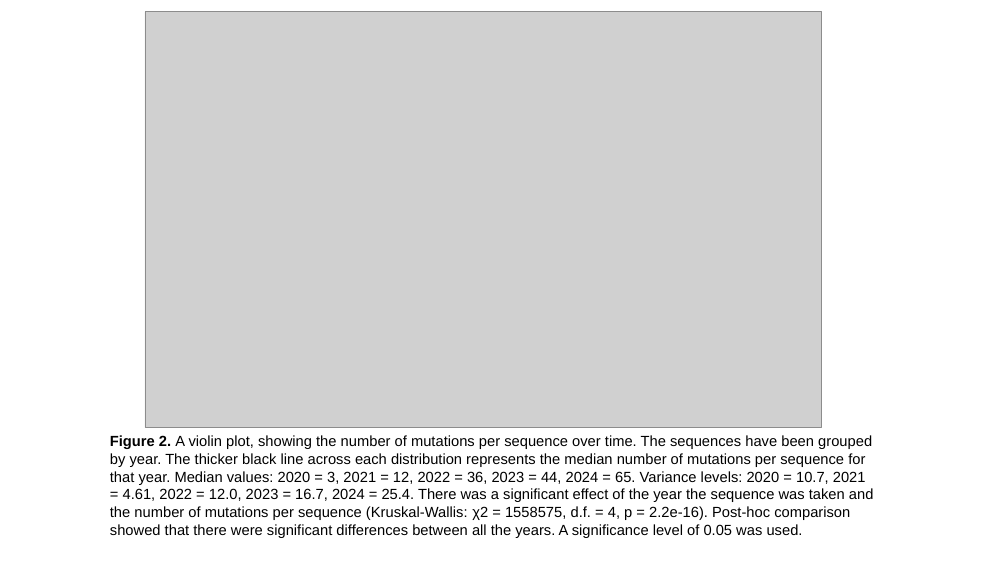
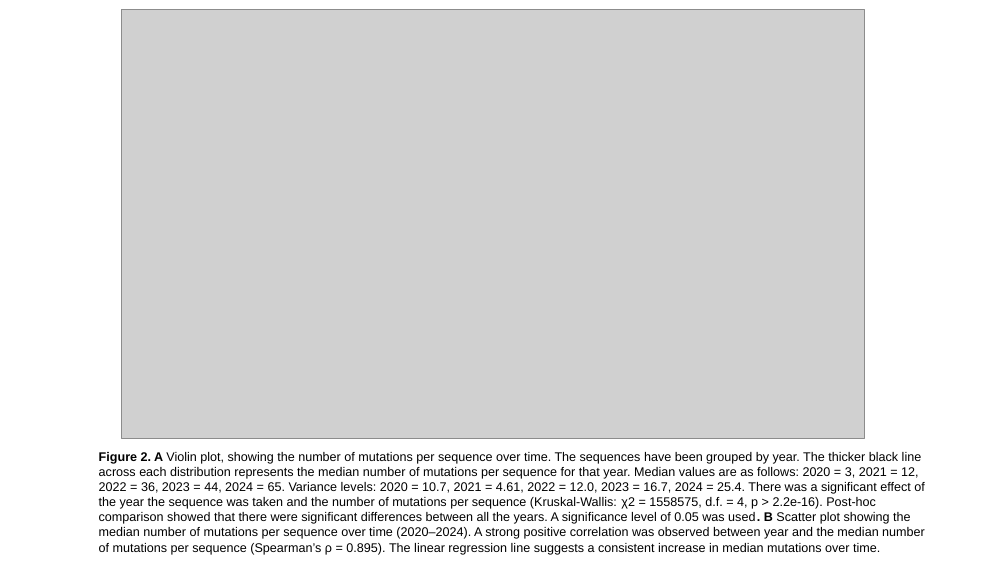
Before and after one commit to sha524/Spike_protein, a slide deck: slide 2 of Plots and Figures/Real plots and figures/Completed figures with captions.pptx. Drawn at 1008x567 pixels with LibreOffice and Linux fonts; fonts in the diff are those of the drawing; grey boxes stand for pictures. Boxes give left, top, right and bottom in pixels: in the first picture for what was removed or moved away, otherwise in the second. Text is boxed around its words. In the diff, an @@ line names an element or a change of style, - is before the commit and + after.

Commit message:
Figure 2 work

```diff
--- a/Plots and Figures/Real plots and figures/Completed figures with captions.pptx
+++ b/Plots and Figures/Real plots and figures/Completed figures with captions.pptx
@@ picture: place and size @@
-picture at box(145, 12, 822, 428)
+picture at box(122, 9, 864, 439)
@@ text at box(99, 452, 925, 555): text changed; size 14 to 12 pt @@
-Figure 2. A violin plot, showing the number of mutations per sequence over time. The sequences have been grouped by year. The thicker black line across each distribution represents the median number of mutations per sequence for that year. Median values: 2020 = 3, 2021 = 12, 2022 = 36, 2023 = 44, 2024 = 65. Variance levels: 2020 = 10.7, 2021 = 4.61, 2022 = 12.0, 2023 = 16.7, 2024 = 25.4. There was a significant effect of the year the sequence was taken and the number of mutations per sequence (Kruskal-Wallis: χ2 = 1558575, d.f. = 4, p = 2.2e-16). Post-hoc comparison showed that there were significant differences between all the years. A significance level of 0.05 was used.
+Figure 2. A Violin plot, showing the number of mutations per sequence over time. The sequences have been grouped by year. The thicker black line across each distribution represents the median number of mutations per sequence for that year. Median values are as follows: 2020 = 3, 2021 = 12, 2022 = 36, 2023 = 44, 2024 = 65. Variance levels: 2020 = 10.7, 2021 = 4.61, 2022 = 12.0, 2023 = 16.7, 2024 = 25.4. There was a significant effect of the year the sequence was taken and the number of mutations per sequence (Kruskal-Wallis: χ2 = 1558575, d.f. = 4, p > 2.2e-16). Post-hoc comparison showed that there were significant differences between all the years. A significance level of 0.05 was used. B Scatter plot showing the median number of mutations per sequence over time (2020–2024). A strong positive correlation was observed between year and the median number of mutations per sequence (Spearman’s ρ = 0.895). The linear regression line suggests a consistent increase in median mutations over time.
```
Also in this commit, not shown: 3 other files.
